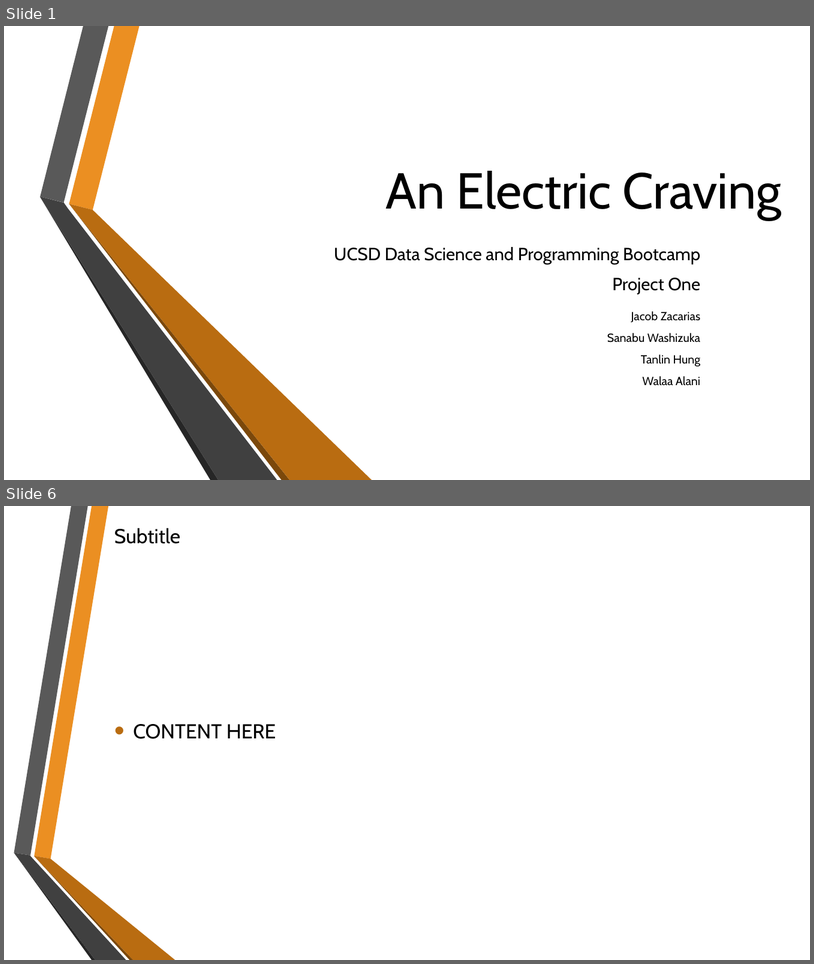
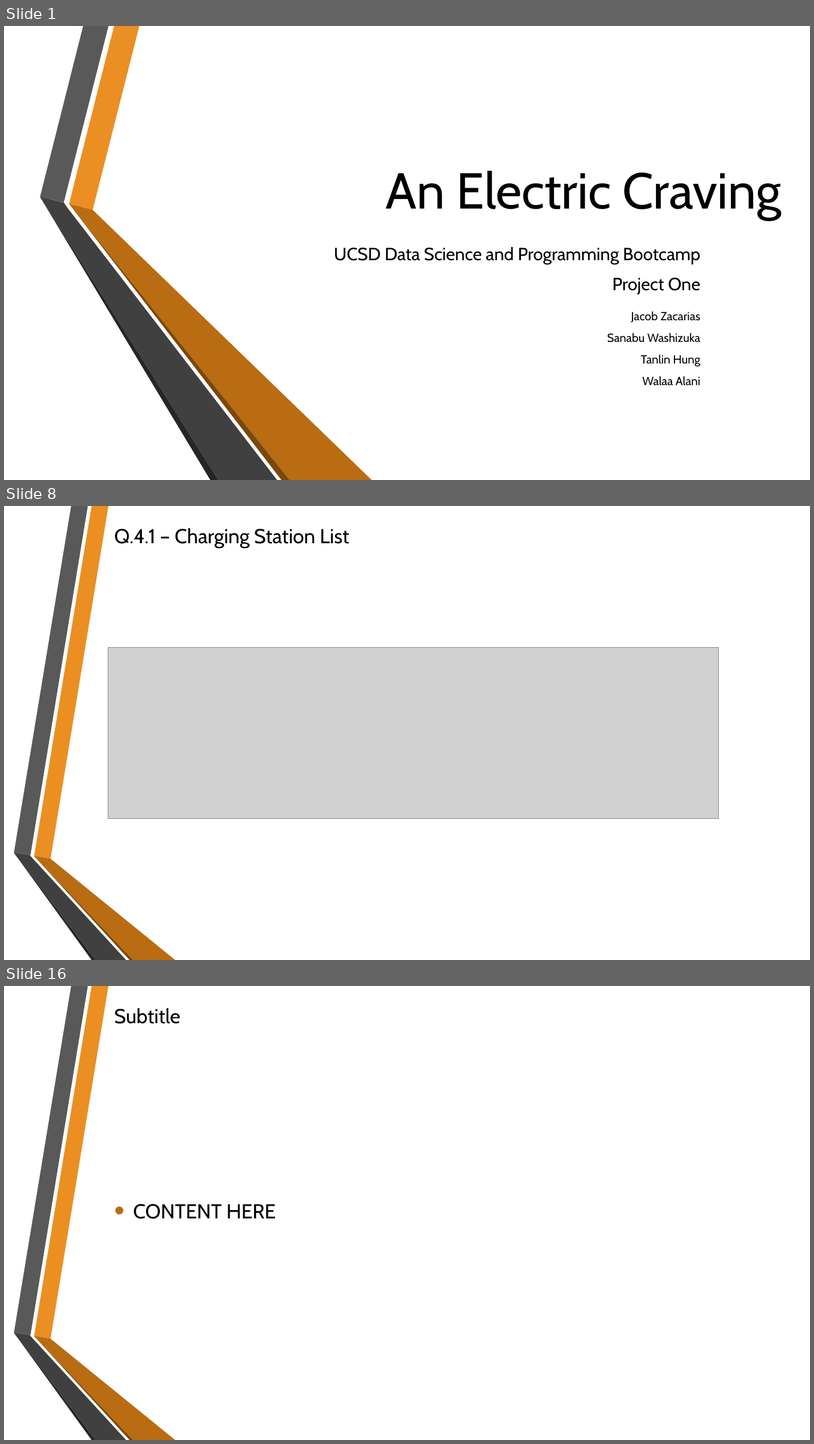
Before and after one commit to SanabuW/project-one, a slide deck: An Electric Craving.pptx. Shown one above the other, each under a label of ours: slides 1 and 6 before the commit, slides 1, 8 and 16 after it; the slides between them are not shown. The pictures are 814x964 and 814x1444 pixels, drawn with LibreOffice and Linux fonts; fonts in the diff are those of the drawing; grey boxes stand for pictures; background and template pictures are left out. Boxes give left, top, right and bottom in pixels: in the first picture for what was removed or moved away, otherwise in the second. Text is boxed around its words. In the diff, an @@ line names an element or a change of style, - is before the commit and + after.

```diff
--- a/An Electric Craving.pptx
+++ b/An Electric Craving.pptx
@@ slide 8 added at (x1=4, y1=506, x2=810, y2=960), background picture (left out); not listed: 6 template elements that a slide beside it also shows @@
@@ title added at (x1=114, y1=528, x2=350, y2=548), 24 pt, text #000000 @@
+Q.4.1 – Charging Station List
@@ picture added at (x1=108, y1=648, x2=719, y2=818) @@
@@ what was slide 6 is now slide 16 @@
```
Also in this commit, not shown: 2 slides changed, 11 other slides added, 2 slides removed, 19 other files.
